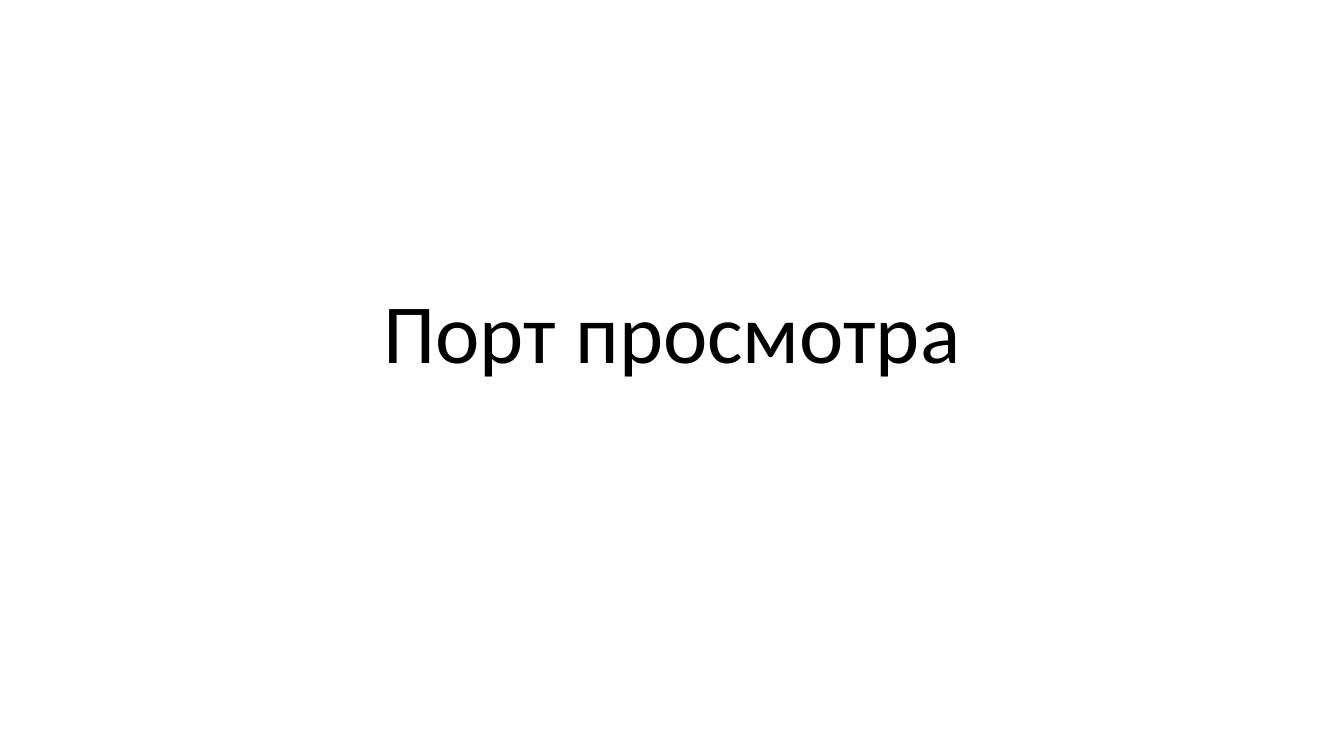
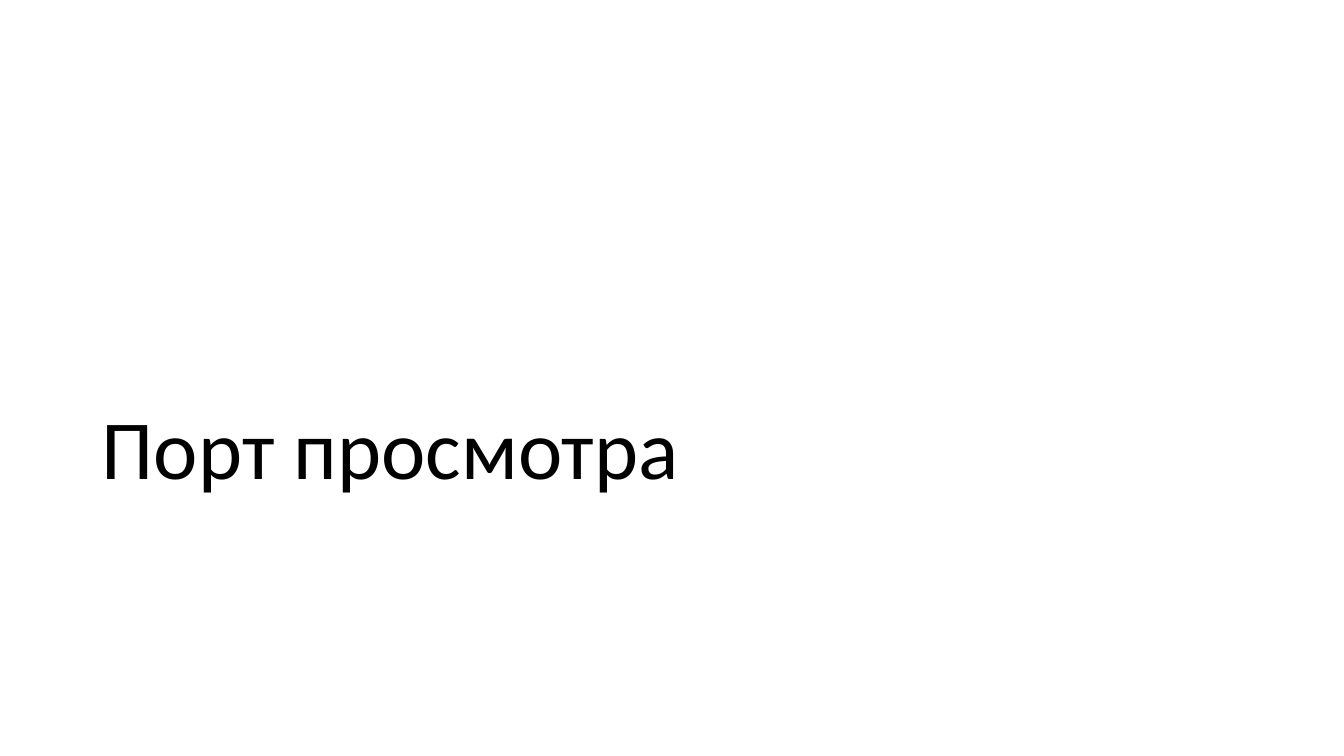
Before and after one commit to alexey-malov/cg-course, a slide deck: slide 160 of lectures/03 - Векторный анализ, трансформации и матрицы.pptx. Drawn at 1344x756 pixels with LibreOffice and Linux fonts; fonts in the diff are those of the drawing. Boxes give left, top, right and bottom in pixels: in the first picture for what was removed or moved away, otherwise in the second. Text is boxed around its words. In the diff, an @@ line names an element or a change of style, - is before the commit and + after.

```diff
--- a/lectures/03 - Векторный анализ, трансформации и матрицы.pptx
+++ b/lectures/03 - Векторный анализ, трансформации и матрицы.pptx
@@ title "Порт просмотра": place and size @@
-title "Порт просмотра" at [383, 309, 960, 377]
+title "Порт просмотра" at [102, 425, 679, 493]
@@ title "Порт просмотра" at [102, 425, 679, 493]: alignment centre to left @@
```
Also in this commit, not shown: 4 other slides changed.
